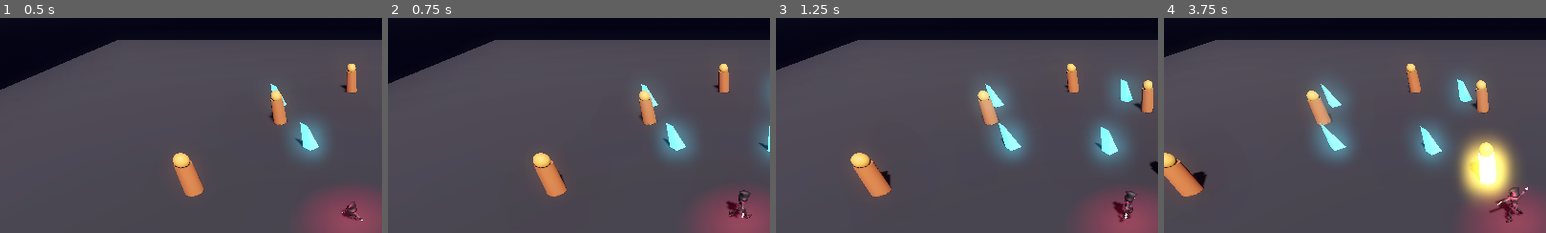
Above: before the commit, frames 1-4 (left to right).
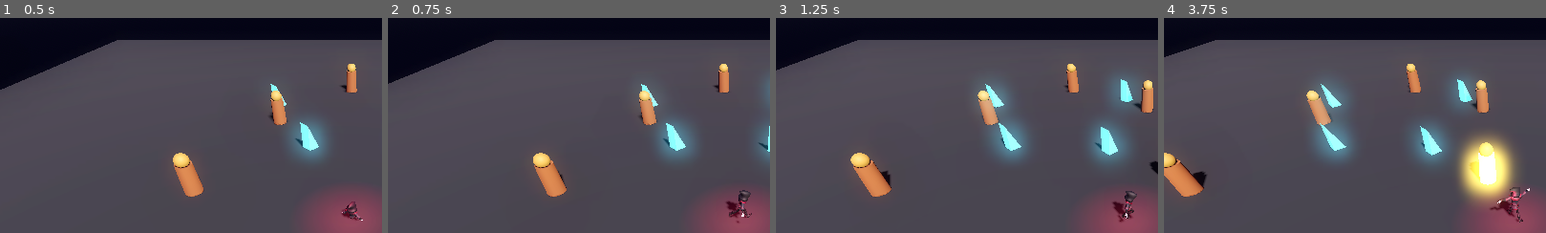
Above: after the commit, the same moments.

Repository: v-prokofev/MisterV
Game: Godot game, scene res://scenes/main.tscn
The game is run twice, just before and just after one commit, with the same random seed, the same clock (stepped at 60 frames per second) and the same inputs.
Inputs (mouse positions are % of the whole screen's width and height, from its top left):
- Up to frame 1 (0.5 s): no input
- Up to frame 2 (0.75 s): tap Enter at 0.5 s; move the mouse to (72, 45) at 0.52 s; hold D (move_right) from 0.53 s (still down); click (72, 45) at 0.67 s
- Up to frame 3 (1.25 s): keep holding D (move_right)
- Up to frame 4 (3.75 s): move the mouse to (30, 55) at 1.27 s; release D (move_right) at 1.28 s; hold S (move_backward) 1.28-2.03 s; move the mouse to (60, 28) at 2.02 s; hold D (move_right) 2.03-2.78 s; move the mouse to (45, 70) at 2.77 s; hold W (move_forward) 2.78-3.53 s; click (45, 70) at 2.92 s; move the mouse to (80, 65) at 3.52 s; hold A (move_left) from 3.53 s (still down)
The pictures show only the part of the screen within x 4-54%, y 4-54%; the shares and areas given below are measured in that part.

Frame 1 is identical in both runs. In frame 2, less than 0.1% of the frame differs, in the area x 89-96%, y 81-96%; in frame 3, less than 0.1%; in frame 4, 0.4%, in the area x 85-96%, y 78-96%.

Commit message:
Align Hips Y-rotation across all Mixamo FBX animations to normalize root heading before AnimationTree blending

Diff:
--- a/src/scripts/player.gd
+++ b/src/scripts/player.gd
@@ -47,7 +47,6 @@
 	_setup_character_texture()
 	_setup_animation_library()
 	_setup_animation_tree()
-	_setup_skeleton_modifier()
 
 func _unhandled_input(event: InputEvent) -> void:
 	if event is InputEventMouseButton and event.pressed:
@@ -112,17 +111,32 @@
 			print("Registered animation: ", anim_name)
 		inst.queue_free()
 
+const BASELINE_HIPS_Y_RAD: float = deg_to_rad(-58.2)
+
 func _make_animation_in_place(anim: Animation) -> void:
 	for i in range(anim.get_track_count()):
-		if anim.track_get_type(i) == Animation.TYPE_POSITION_3D:
-			var path_str = String(anim.track_get_path(i))
-			if "Hips" in path_str or "hips" in path_str or "Root" in path_str or "root" in path_str:
-				var key_count = anim.track_get_key_count(i)
-				if key_count > 0:
-					var initial_pos: Vector3 = anim.track_get_key_value(i, 0)
+		var path_str = String(anim.track_get_path(i))
+		var is_hips = ("Hips" in path_str or "hips" in path_str or "Root" in path_str or "root" in path_str)
+
+		if is_hips and anim.track_get_type(i) == Animation.TYPE_POSITION_3D:
+			var key_count = anim.track_get_key_count(i)
+			if key_count > 0:
+				var initial_pos: Vector3 = anim.track_get_key_value(i, 0)
+				for k in range(key_count):
+					var cur: Vector3 = anim.track_get_key_value(i, k)
+					anim.track_set_key_value(i, k, Vector3(initial_pos.x, cur.y, initial_pos.z))
+
+		elif is_hips and anim.track_get_type(i) == Animation.TYPE_ROTATION_3D:
+			var key_count = anim.track_get_key_count(i)
+			if key_count > 0:
+				var q0: Quaternion = anim.track_get_key_value(i, 0)
+				var initial_y: float = q0.get_euler().y
+				var delta_y: float = angle_difference(initial_y, BASELINE_HIPS_Y_RAD)
+				if abs(delta_y) > 0.01:
+					var q_align := Quaternion(Vector3.UP, delta_y)
 					for k in range(key_count):
-						var cur: Vector3 = anim.track_get_key_value(i, k)
-						anim.track_set_key_value(i, k, Vector3(initial_pos.x, cur.y, initial_pos.z))
+						var cur_q: Quaternion = anim.track_get_key_value(i, k)
+						anim.track_set_key_value(i, k, q_align * cur_q)
 
 # ─────────────────────────────────────────────────────────────────────────────
 # Animation Tree Architecture
@@ -433,47 +447,3 @@
 			min_dist = dist
 			nearest = dummy
 	return nearest
-
-func _setup_skeleton_modifier() -> void:
-	if not vampire_model:
-		return
-	var skel: Skeleton3D = vampire_model.find_child("Skeleton3D", true, false) as Skeleton3D
-	if not skel:
-		print("Skeleton3D not found for modifier")
-		return
-	var modifier := TorsoAimModifier.new()
-	modifier.player = self
-	skel.add_child(modifier)
-	modifier.active = true
-	print("TorsoAimModifier attached to Skeleton3D successfully")
-
-class TorsoAimModifier extends SkeletonModifier3D:
-	var player: CharacterBody3D = null
-	var idle_hips_y: float = deg_to_rad(-58.2)
-
-	func _process_modification() -> void:
-		var skel := get_skeleton()
-		if not skel or not player:
-			return
-
-		var has_target := (player.current_target != null and is_instance_valid(player.current_target))
-		if not (player.is_moving and has_target):
-			return
-
-		var hips_idx := skel.find_bone("mixamorig_Hips")
-		var spine_idx := skel.find_bone("mixamorig_Spine")
-		if hips_idx < 0 or spine_idx < 0:
-			return
-
-		var hips_rot := skel.get_bone_pose_rotation(hips_idx)
-		var hips_y := hips_rot.get_euler().y
-		var delta_y := angle_difference(idle_hips_y, hips_y)
-
-		if abs(delta_y) < 0.001:
-			return
-
-		var q_yaw := Quaternion(Vector3.UP, -delta_y)
-		var q_corr_local := hips_rot.inverse() * q_yaw * hips_rot
-
-		var spine_rot := skel.get_bone_pose_rotation(spine_idx)
-		skel.set_bone_pose_rotation(spine_idx, q_corr_local * spine_rot)
